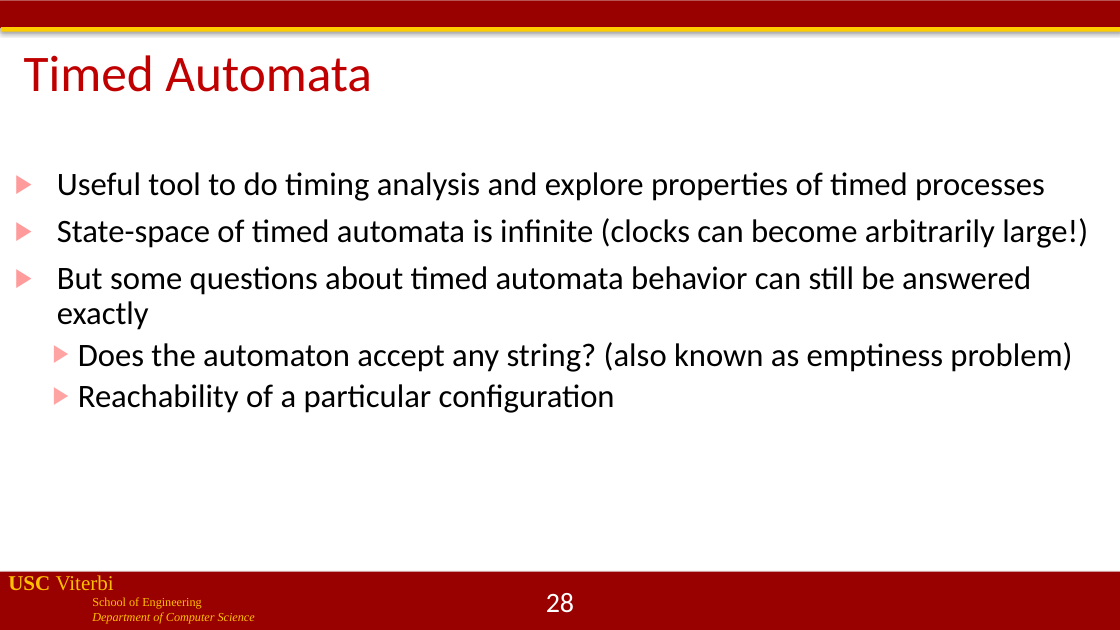
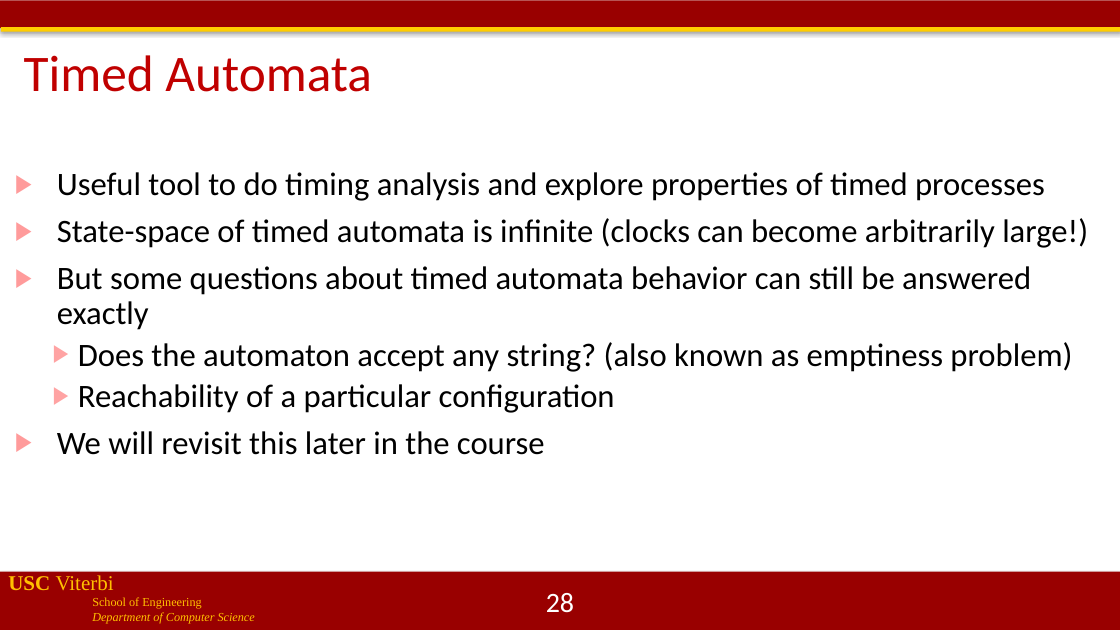
Before and after one commit to jdeshmukh/jdeshmukh.github.io, a slide deck: slide 28 of teaching/cs513-autocps-fall-2020/lecture2-Timed-Models.pptx. Drawn at 1120x630 pixels with LibreOffice and Linux fonts; fonts in the diff are those of the drawing; background and template pictures are left out. Boxes give left, top, right and bottom in pixels: in the first picture for what was removed or moved away, otherwise in the second. Text is boxed around its words. In the diff, an @@ line names an element or a change of style, - is before the commit and + after.

```diff
--- a/teaching/cs513-autocps-fall-2020/lecture2-Timed-Models.pptx
+++ b/teaching/cs513-autocps-fall-2020/lecture2-Timed-Models.pptx
@@ text at (x1=57, y1=431, x2=545, y2=455): paragraph added @@
+▶ We will revisit this later in the course
```
Also in this commit, not shown: 5 other slides changed, 1 other file.
